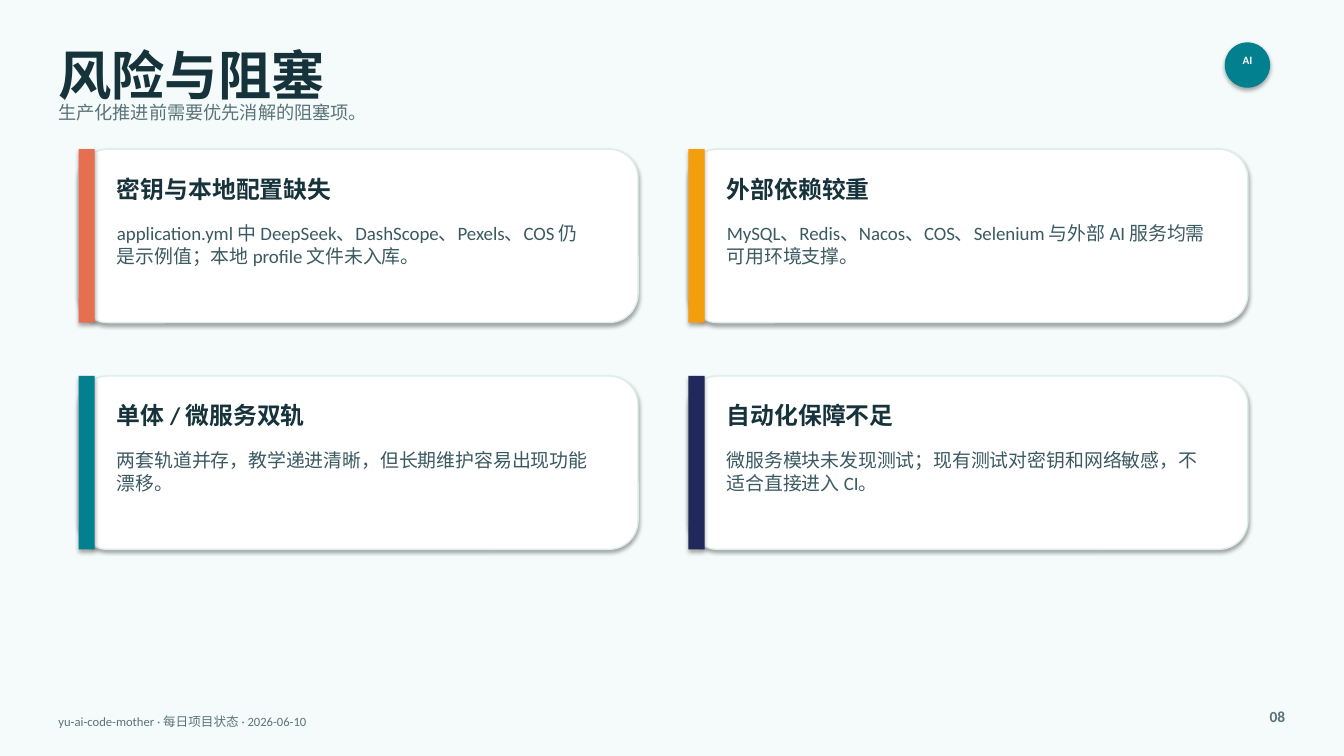
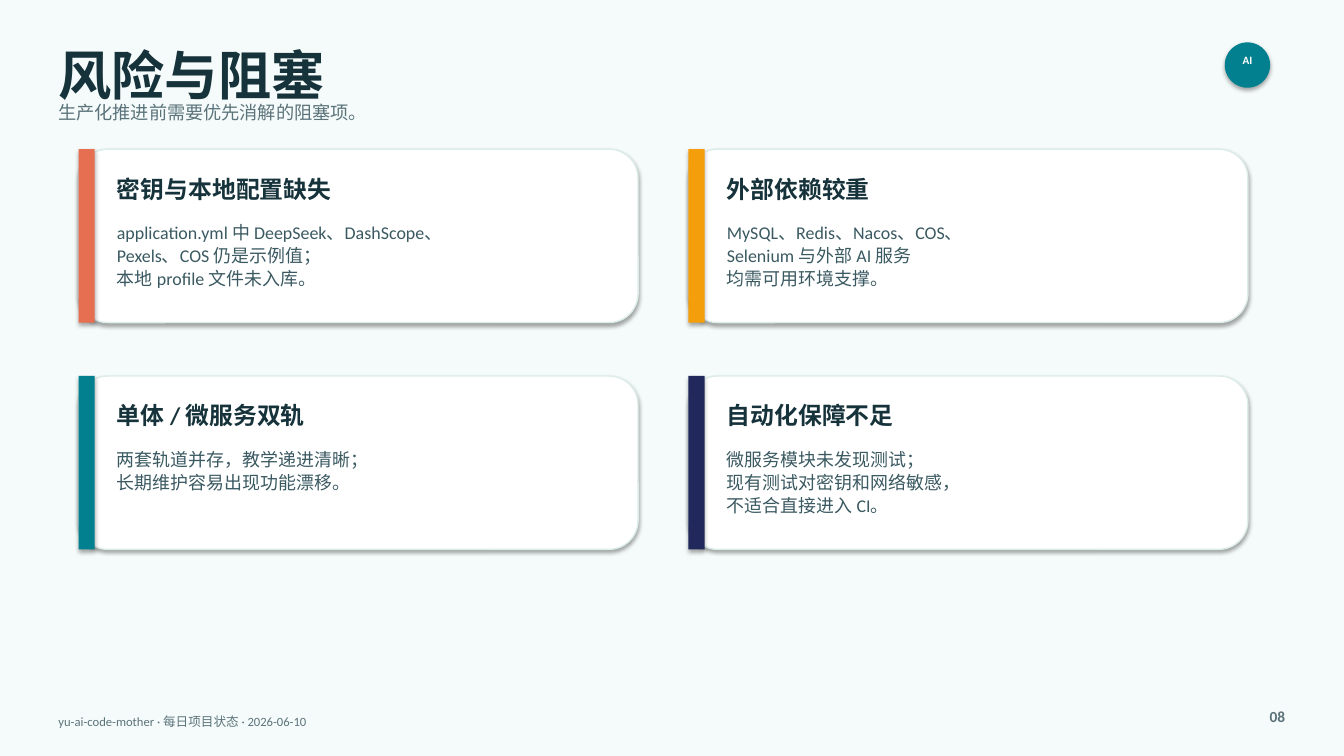
Before and after one commit to liyupi/yu-ai-code-mother, a slide deck: slide 8 of docs/reports/project-status-2026-06-10.pptx. Drawn at 1344x756 pixels with LibreOffice and Linux fonts; fonts in the diff are those of the drawing. Boxes give left, top, right and bottom in pixels: in the first picture for what was removed or moved away, otherwise in the second. Text is boxed around its words. In the diff, an @@ line names an element or a change of style, - is before the commit and + after.

```diff
--- a/docs/reports/project-status-2026-06-10.pptx
+++ b/docs/reports/project-status-2026-06-10.pptx
@@ text at [117, 224, 442, 288]: text changed; size 13.5 to 12.8 pt @@
-application.yml 中 DeepSeek、DashScope、Pexels、COS 仍是示例值；本地 profile 文件未入库。
+application.yml 中 DeepSeek、DashScope、
+Pexels、COS 仍是示例值；
+本地 profile 文件未入库。
@@ text at [727, 226, 963, 287]: text changed; size 13.5 to 12.8 pt @@
-MySQL、Redis、Nacos、COS、Selenium 与外部 AI 服务均需可用环境支撑。
+MySQL、Redis、Nacos、COS、
+Selenium 与外部 AI 服务
+均需可用环境支撑。
@@ text at [117, 451, 369, 491]: text changed; size 13.5 to 12.8 pt @@
-两套轨道并存，教学递进清晰，但长期维护容易出现功能漂移。
+两套轨道并存，教学递进清晰；
+长期维护容易出现功能漂移。
@@ text at [727, 451, 961, 514]: text changed; size 13.5 to 12.8 pt @@
-微服务模块未发现测试；现有测试对密钥和网络敏感，不适合直接进入 CI。
+微服务模块未发现测试；
+现有测试对密钥和网络敏感，
+不适合直接进入 CI。
```
Also in this commit, not shown: 10 other slides changed.
